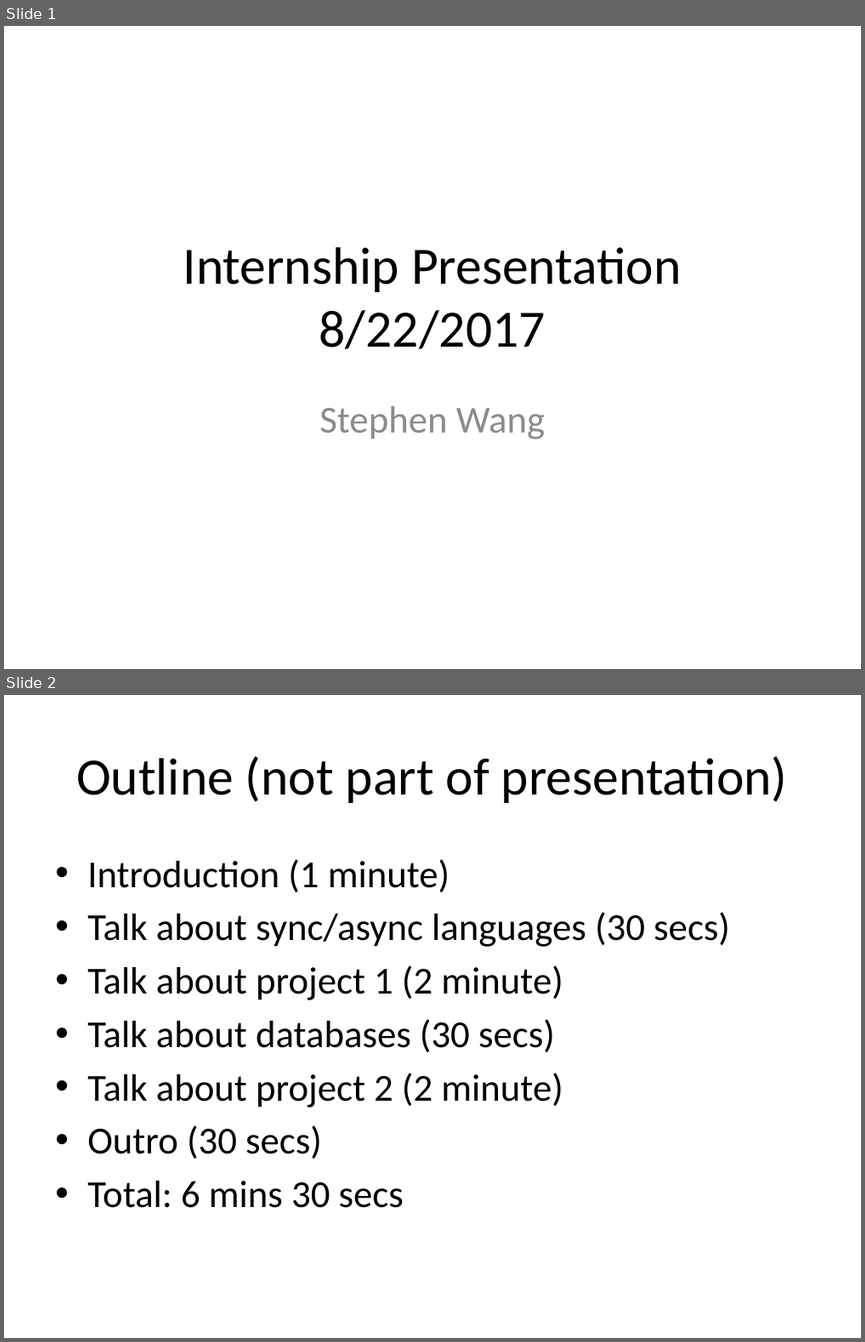
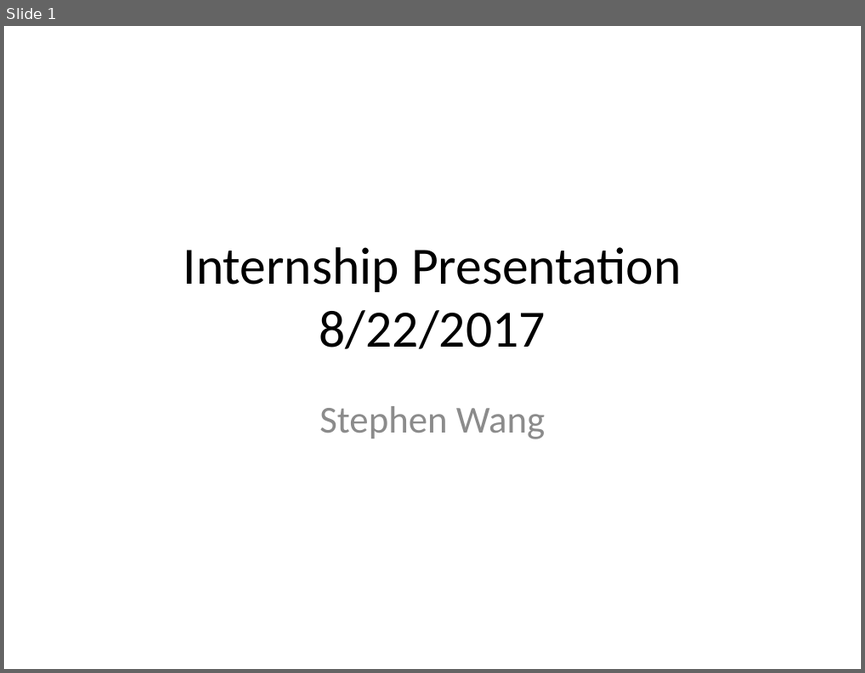
Before and after one commit to StephenWang123/myApp, a slide deck: internPresentation.pptx. Shown one above the other, each under a label of ours: slides 1 and 2 before the commit, slide 1 after it. The pictures are 865x1342 and 865x673 pixels, drawn with LibreOffice and Linux fonts; fonts in the diff are those of the drawing; background and template pictures are left out. Boxes give left, top, right and bottom in pixels: in the first picture for what was removed or moved away, otherwise in the second. Text is boxed around its words. In the diff, an @@ line names an element or a change of style, - is before the commit and + after.

```diff
--- a/internPresentation.pptx
+++ b/internPresentation.pptx
@@ slide 2 removed at bbox=[4, 695, 861, 1338], background picture (left out) @@
@@ title removed at bbox=[76, 756, 788, 803] @@
-Outline (not part of presentation)
@@ text removed at bbox=[87, 859, 730, 1208] @@
-• Introduction (1 minute)
-• Talk about sync/async languages (30 secs)
-• Talk about project 1 (2 minute)
-• Talk about databases (30 secs)
-• Talk about project 2 (2 minute)
-• Outro (30 secs)
-• Total: 6 mins 30 secs
```
Also in this commit, not shown: 7 slides changed, 3 slides added, 2 other slides removed.
